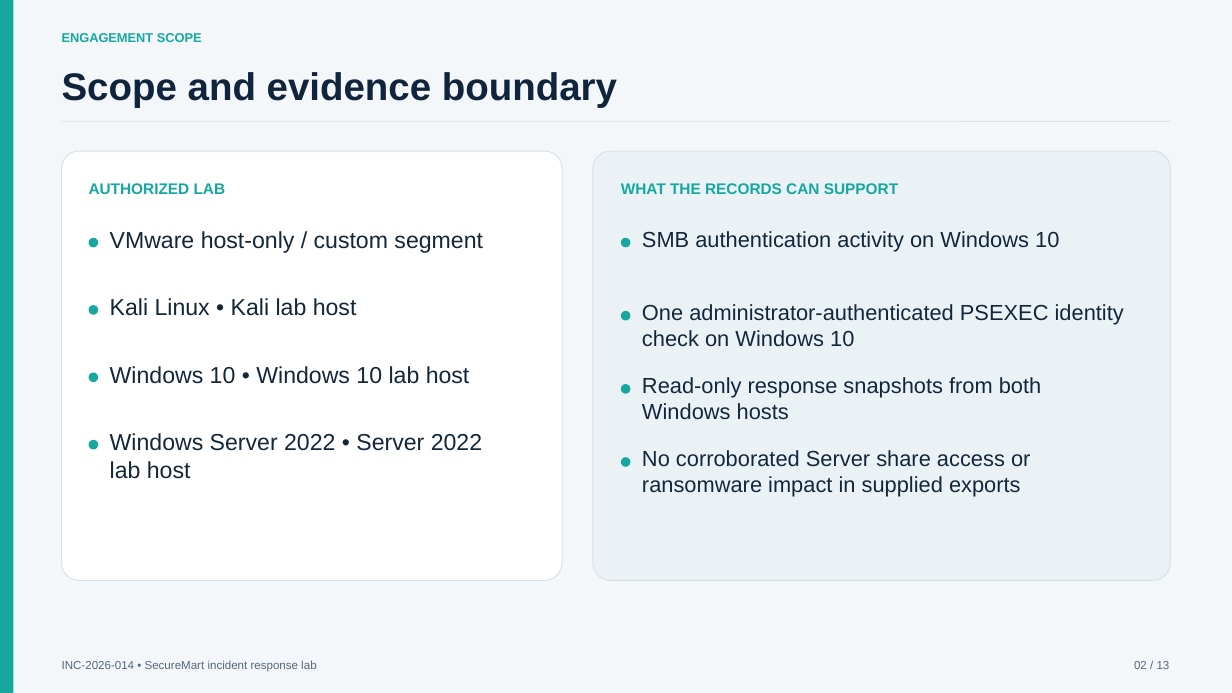
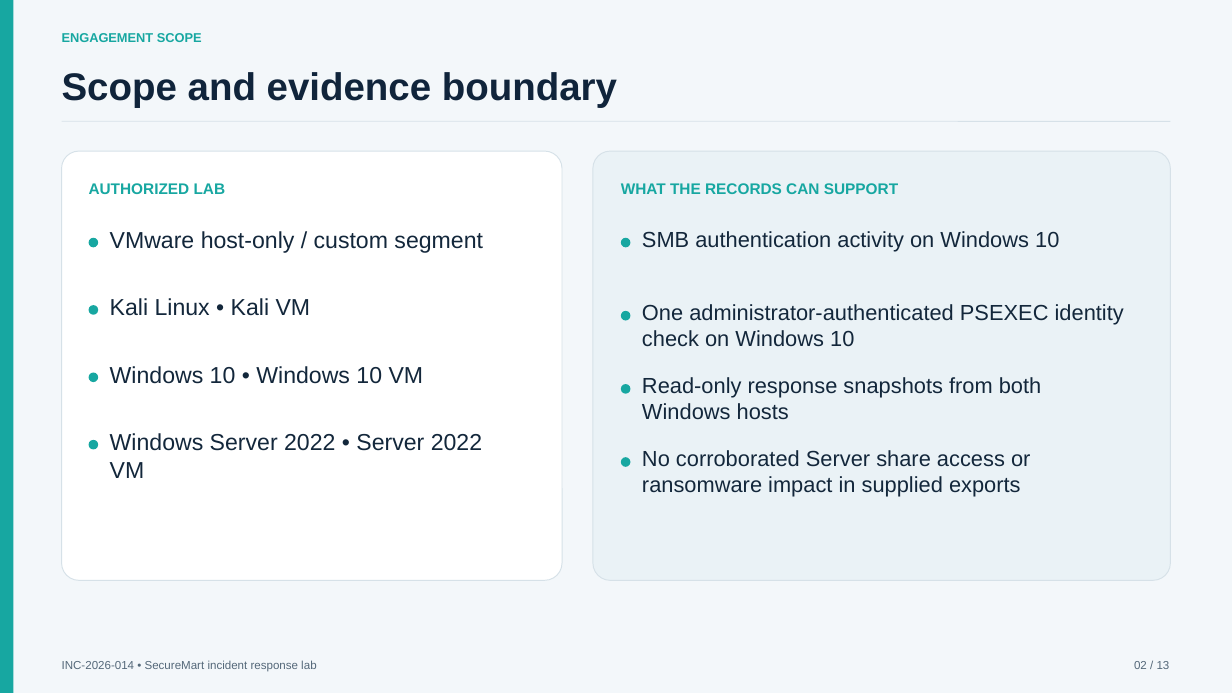
Before and after one commit to CyberBoy50/Cyber-Project-IR-Portfolio, a slide deck: slide 2 of presentation/CEH_IR_Briefing_Public.pptx. Drawn at 1232x693 pixels with LibreOffice and Linux fonts; fonts in the diff are those of the drawing. Boxes give left, top, right and bottom in pixels: in the first picture for what was removed or moved away, otherwise in the second. Text is boxed around its words. In the diff, an @@ line names an element or a change of style, - is before the commit and + after.

```diff
--- a/presentation/CEH_IR_Briefing_Public.pptx
+++ b/presentation/CEH_IR_Briefing_Public.pptx
@@ text at (x1=110, y1=298, x2=311, y2=316): text changed @@
-Kali Linux • Kali lab host
+Kali Linux • Kali VM
@@ text at (x1=110, y1=366, x2=424, y2=384): text changed @@
-Windows 10 • Windows 10 lab host
+Windows 10 • Windows 10 VM
@@ text at (x1=110, y1=433, x2=482, y2=478): text changed @@
-Windows Server 2022 • Server 2022 lab host
+Windows Server 2022 • Server 2022 VM
```
Also in this commit, not shown: 5 other slides changed.
